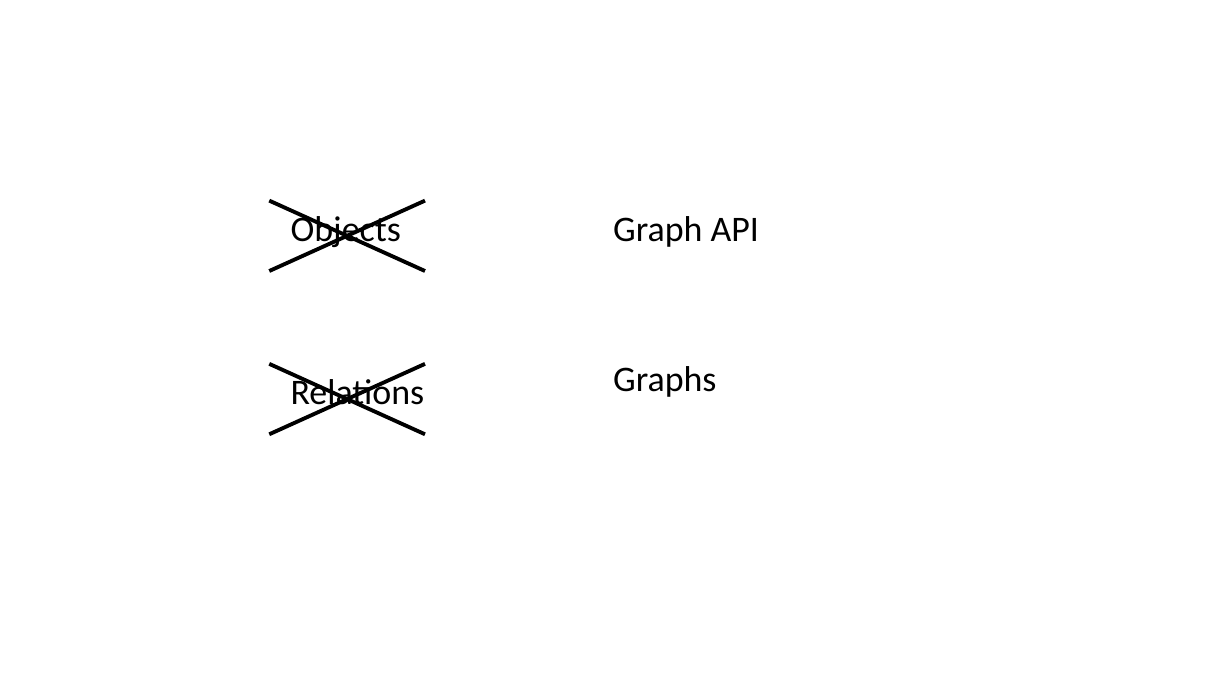
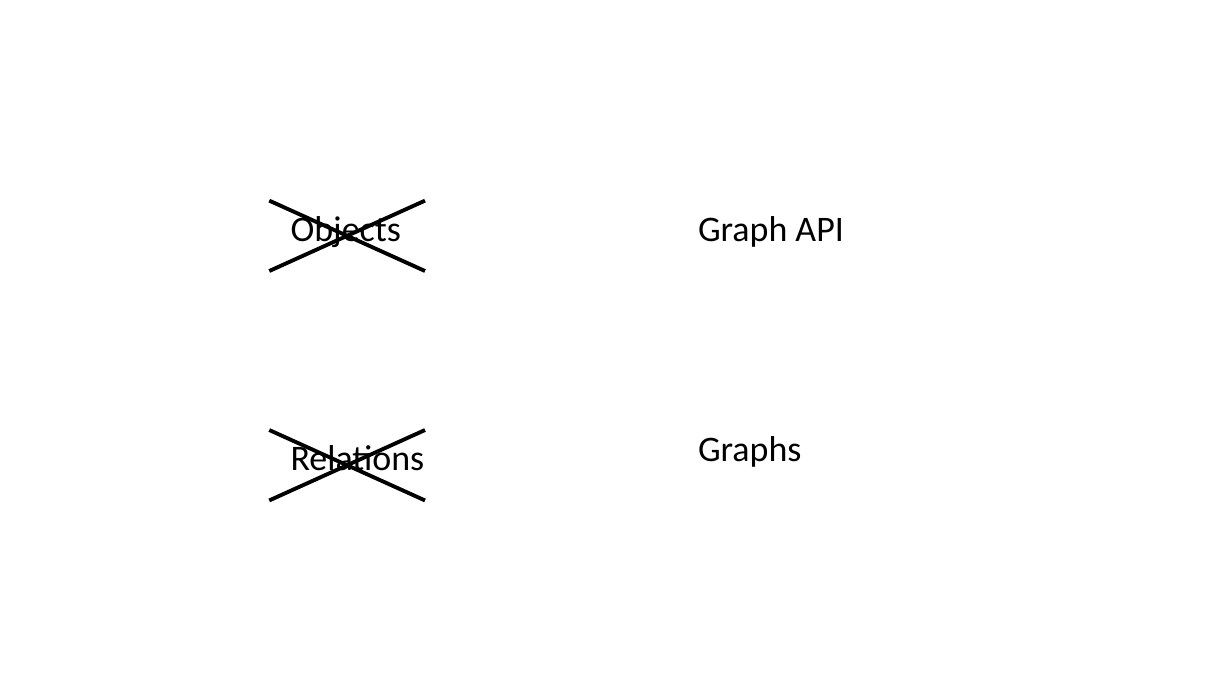
Before and after one commit to jvillste/dali, a slide deck: slide 2 of doc/object-relational-impedance-mismatch-solved.pptx. Drawn at 1232x693 pixels with LibreOffice and Linux fonts; fonts in the diff are those of the drawing. Boxes give left, top, right and bottom in pixels: in the first picture for what was removed or moved away, otherwise in the second. Text is boxed around its words. In the diff, an @@ line names an element or a change of style, - is before the commit and + after.

```diff
--- a/doc/object-relational-impedance-mismatch-solved.pptx
+++ b/doc/object-relational-impedance-mismatch-solved.pptx
@@ text "Graph API" moved from (x1=613, y1=216, x2=759, y2=247) to (x1=698, y1=216, x2=843, y2=247) @@
@@ 2 lines, 1 text moved together from (x1=269, y1=364, x2=425, y2=434) to (x1=269, y1=430, x2=425, y2=501) @@
@@ text "Graphs" moved from (x1=613, y1=366, x2=716, y2=397) to (x1=698, y1=436, x2=801, y2=467) @@
```
Also in this commit, not shown: 11 slides added, 1 slide removed, 22 other files.
